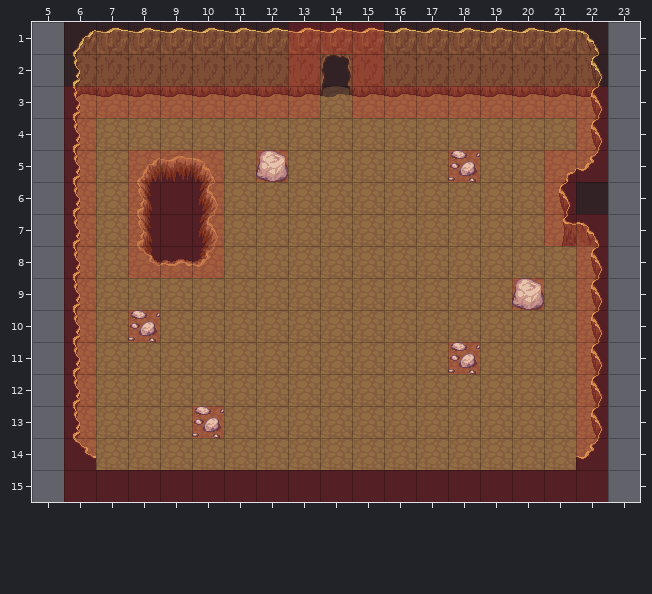
One commit to this Tiled map: oop/Maps-Tiled/MapTest.tmx. That is the earlier state.
Cells are 32x32 px. Shown: x 5..23, y 1..15.
Once edited:
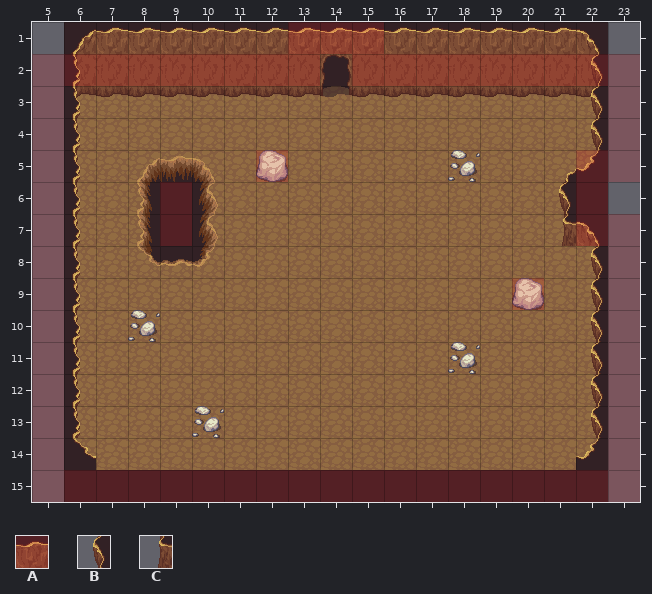
Key: from "RedCollison": A 0; from "mountains": B 12, C 24.
_ is an empty cell, . an unchanged one.
See-through tiles are keyed as they look on the map.
Changes in this commit:
--- layer "Walls"
@@ x 21..21 @@
- 6 _
- 7 _
+ 6 B
+ 7 C
--- layer "Roof"
@@ x 21..21 @@
- 6 B
- 7 C
+ 6 _
+ 7 _
--- layer "Collisions"
@@ x 5..23 @@
- 2 ________...________
- 3 _AAAAAAAA.AAAAAAAA_
- 4 _A...............A_
- 5 _A.AAA.......A..A._
- 6 _A.A.A..........A_.
- 7 _A.A.A..........A._
- 8 _A.AAA...........A_
- 9 _A...............A_
-10 _A.A.............A_
-11 _A...........A...A_
-12 _A...............A_
-13 _A...A...........A_
-14 _A...............A_
-15 _................._
+ 2 AAAAAAAA...AAAAAAAA
+ 3 A________.________A
+ 4 A_..............._A
+ 5 A_.___......._.._.A
+ 6 A_._._.........._A.
+ 7 A_._._.........._.A
+ 8 A_.___..........._A
+ 9 A_..............._A
+10 A_._............._A
+11 A_..........._..._A
+12 A_..............._A
+13 A_..._..........._A
+14 A_..............._A
+15 A.................A
